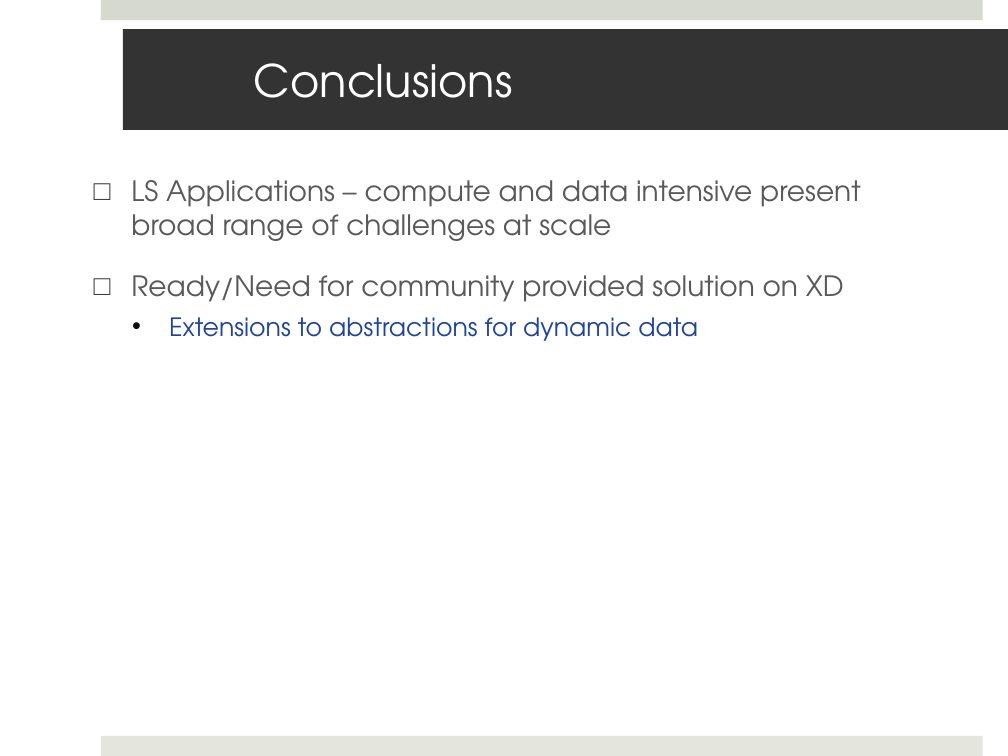
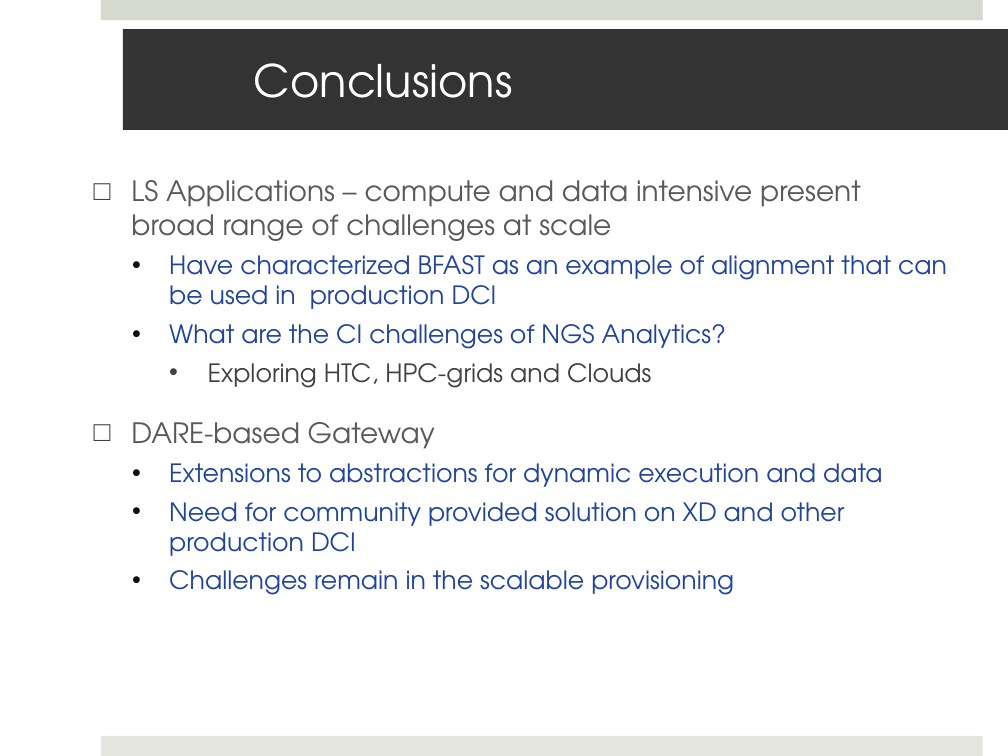
Before and after one commit to saga-project/saga-cpp-legacy-projects, a slide deck: slide 20 of saga-talks/ecmls11-dare.pptx. Drawn at 1008x756 pixels with LibreOffice and Linux fonts; fonts in the diff are those of the drawing; background and template pictures are left out. Boxes give left, top, right and bottom in pixels: in the first picture for what was removed or moved away, otherwise in the second. Text is boxed around its words. In the diff, an @@ line names an element or a change of style, - is before the commit and + after.

```diff
--- a/saga-talks/ecmls11-dare.pptx
+++ b/saga-talks/ecmls11-dare.pptx
@@ text at box(131, 255, 947, 595): text changed; size 20 to 18 pt; text colour #595959 to #21449B @@
-□ Ready/Need for community provided solution on XD
-  • Extensions to abstractions for dynamic data
+  • Have characterized BFAST as an example of alignment that can be used in production DCI
+  • What are the CI challenges of NGS Analytics?
+    • Exploring HTC, HPC-grids and Clouds
+□ DARE-based Gateway
+  • Extensions to abstractions for dynamic execution and data
+  • Need for community provided solution on XD and other production DCI
+  • Challenges remain in the scalable provisioning
```
Also in this commit, not shown: 11 other slides changed, 2 slides added, 5 slides removed.
